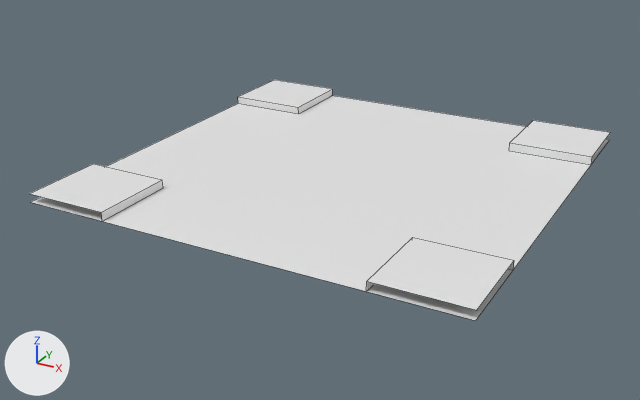
What one commit did to the FBX model Assets/Models/road1.fbx.
One viewpoint serves both versions: a 50 mm lens placed at (8.82, -17.26, 7.68), pointed at (-0.36, -0.58, -0.66). The axes (+X, +Y, +Z) are drawn at lower left. The lights are the same throughout. Mesh edges are drawn as thin lines.
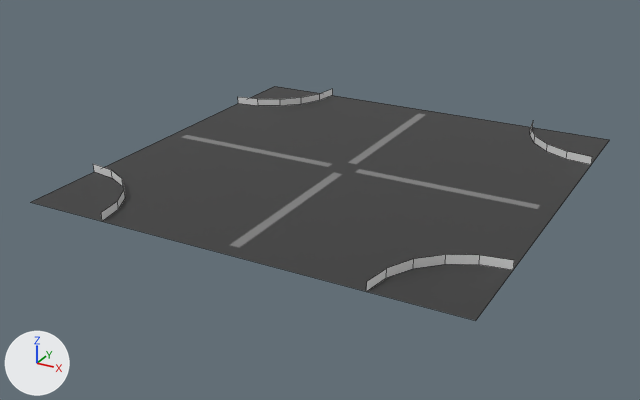
The change in detail:
Picture 'street.png' (img_street_png) is new.
Material 'walkingstreet' (mat_walkingstreet) is new.
Its base color is (0.8, 0.8, 0.8) (white #e7e7e7).
Material 'road' (mat_road) is new.
Its texture is img_street_png.
me_plane is used by ob_plane; location (0.0, 0.0, 0.0).
me_plane had 32 vertices, 13 faces and spanned x -5.0..5.0, y -5.0..5.0, z 0.0..0.2.
me_plane now has 56 vertices, 21 faces and spans x -5.0..5.0, y -5.0..5.0, z 0.0..0.2.
Part 1, on me_plane:
8 vertices are removed from x -3.0..3.0, y -3.0..3.0, z 0.0..0.2.
12 faces are deleted.
16 vertices are added at x -4.38..4.38, y -4.38..4.38, z 0.0.
16 new vertices lie (0.0, 0.0, 0.2) away from vertices in x -4.38..4.38, y -4.38..4.38, z 0.0.
20 new faces join them, mat_walkingstreet (white #e7e7e7).
me_plane part 2: 1 face spanning x -5.0..5.0, y -5.0..5.0, z 0.0 switches from no material to mat_road (picture img_street_png).
me_plane now uses material mat_walkingstreet (white #e7e7e7).
me_plane now uses material mat_road (picture img_street_png).

Boxes [x1, y1, x2, y2] around the edits, measured in the pictures (640 x 400 px):
'Plane', reshaped: before [29, 80, 611, 321]; after [31, 86, 609, 321]
part 1 of me_plane, built on: before [29, 80, 611, 310]; after [94, 89, 592, 292]
part 2 of me_plane, recoloured (white to grey): [31, 95, 609, 321] in both
